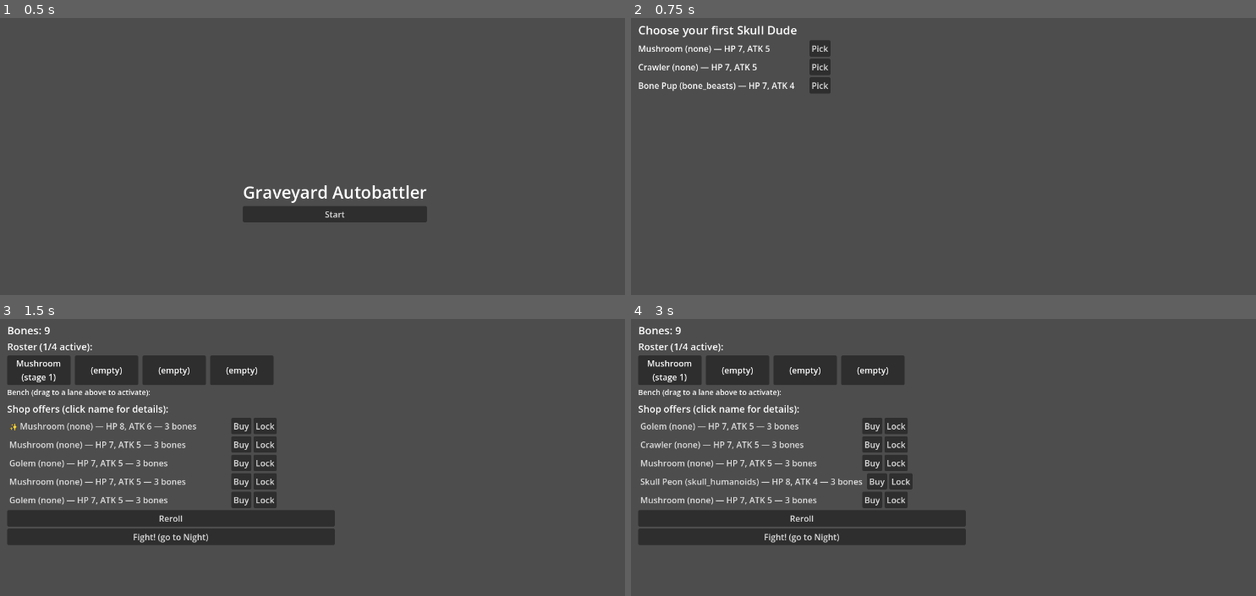
Above: before the commit, frames 1-4 (two rows, left to right).
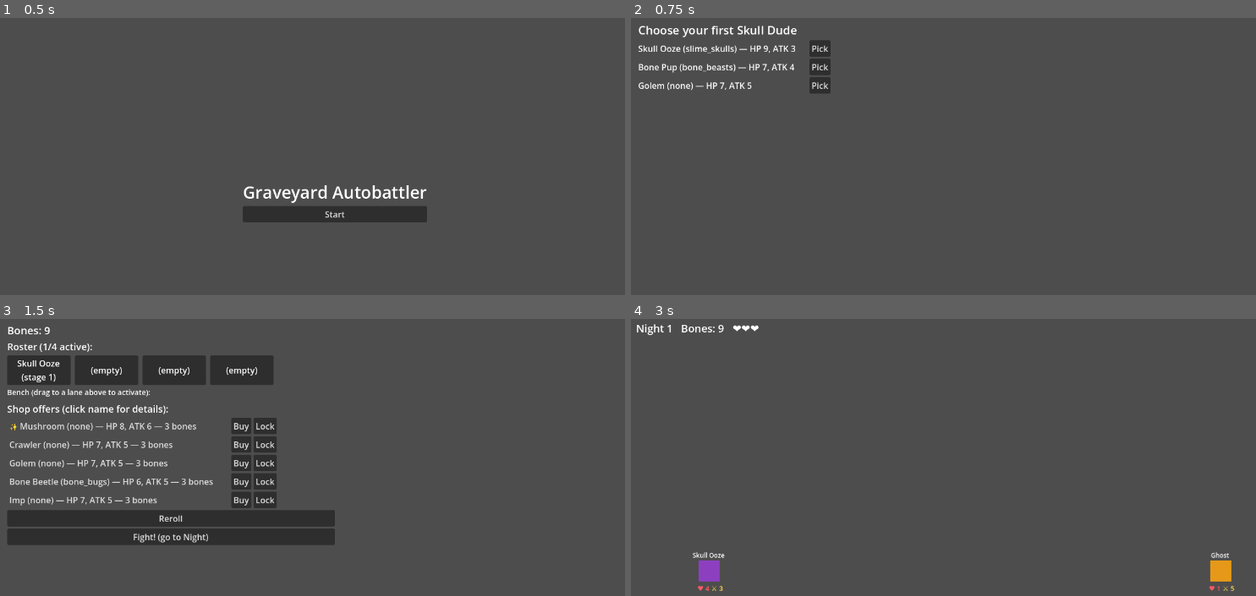
Above: after the commit, the same moments.

Repository: CowInACan44/death-auto-batller
Game: Godot game, scene res://scenes/main_menu/main_menu.tscn
Two runs of this game, one before a commit and one after it. Both use one fixed random seed, a clock stepped at 60 frames per second and the inputs below.
Inputs (mouse positions are in pixels of both pictures, inside the frame that each line leads up to):
- Up to frame 1 (0.5 s): no input
- Up to frame 2 (0.75 s): click "Start" at 0.5 s
- Up to frame 3 (1.5 s): click "Pick" at 1.25 s
- Up to frame 4 (3 s): click "Fight! (go to Night)" at 2 s; click (699, 371) at 2.75 s, where only the run before the commit has a clickable "Continue"

Frame 1 is identical in both runs. In frame 2, 1.0% of the frame differs, in the area x 1-27%, y 9-27%; in frame 3, 1.2%; in frame 4, 15%, in the area x 0-97%, y 1-99%.
Error before the commit: Invalid access to property or key 'stage' on a base object of type 'Nil'. (res://autoload/creature_pool.gd:44)

Commit message:
Fix circular resource load crash in SUMMON abilities
Confirmed by your error log: Skull Sludge (stage_2.tres) points forward
to Skull Abomination (stage_3.tres) via next_stage, while Abomination's
new SUMMON ability pointed backward to Sludge via summon_creature — a
2-file resource cycle. Godot's .tres loader can't resolve that at parse
time; it failed both files with "[ext_resource] referenced non-existent
resource", which left them as null entries in CreaturePool.all_creatures
and crashed _ready() the moment the shop-weighting filter touched
`.stage` on one of those nulls.

Fix: Ability.summon_creature (a direct CreatureData reference) is now
summon_evolution_line + summon_stage, resolved through
CreaturePool.get_by_line_and_stage() at the moment SUMMON actually fires
instead of at resource-parse time. No ability .tres file references a
CreatureData resource anymore, so the cycle can't recur for this line or
any future SUMMON user.

Co-Authored-By: Claude Sonnet 5 <noreply@anthropic.com>
Claude-Session: https://claude.ai/code/session_01EXjVQiBPskjdWBpGCM6YVL

Diff:
--- a/resources/abilities/slime_skulls_on_death_summon_stage2.tres
+++ b/resources/abilities/slime_skulls_on_death_summon_stage2.tres
@@ -1,7 +1,6 @@
-[gd_resource type="Resource" script_class="Ability" load_steps=3 format=3]
+[gd_resource type="Resource" script_class="Ability" load_steps=2 format=3]
 
 [ext_resource type="Script" path="res://scripts/resources/ability.gd" id="1_script"]
-[ext_resource type="Resource" path="res://resources/creatures/slime_skulls/stage_1.tres" id="2_summon"]
 
 [resource]
 script = ExtResource("1_script")
@@ -9,4 +8,5 @@
 target = "SELF"
 effect_type = "SUMMON"
 magnitude = 2
-summon_creature = ExtResource("2_summon")
+summon_evolution_line = "slime_skulls"
+summon_stage = 1
--- a/resources/abilities/slime_skulls_on_death_summon_stage3.tres
+++ b/resources/abilities/slime_skulls_on_death_summon_stage3.tres
@@ -1,7 +1,6 @@
-[gd_resource type="Resource" script_class="Ability" load_steps=3 format=3]
+[gd_resource type="Resource" script_class="Ability" load_steps=2 format=3]
 
 [ext_resource type="Script" path="res://scripts/resources/ability.gd" id="1_script"]
-[ext_resource type="Resource" path="res://resources/creatures/slime_skulls/stage_2.tres" id="2_summon"]
 
 [resource]
 script = ExtResource("1_script")
@@ -9,4 +8,5 @@
 target = "SELF"
 effect_type = "SUMMON"
 magnitude = 2
-summon_creature = ExtResource("2_summon")
+summon_evolution_line = "slime_skulls"
+summon_stage = 2
--- a/scripts/battle/combat_resolver.gd
+++ b/scripts/battle/combat_resolver.gd
@@ -406,16 +406,19 @@
 				_refresh_display(target)
 
 		"SUMMON":
-			if ability.summon_creature == null or magnitude <= 0:
+			if ability.summon_evolution_line == "" or magnitude <= 0:
+				return
+			var summon_data := CreaturePool.get_by_line_and_stage(ability.summon_evolution_line, ability.summon_stage)
+			if summon_data == null:
 				return
 			var empty_slots := _find_empty_slots(source.team, source.slot, magnitude)
 			if empty_slots.is_empty():
 				_log("%s's ability tries to summon %s, but there's no room." % [
-					_name(source), ability.summon_creature.creature_name,
+					_name(source), summon_data.creature_name,
 				])
 				return
 			for slot in empty_slots:
-				_spawn_unit(ability.summon_creature, slot, source.team)
+				_spawn_unit(summon_data, slot, source.team)
 
 
 func _slots_for_team(team: GraveSlot.Team) -> Array[GraveSlot]:
--- a/scripts/resources/ability.gd
+++ b/scripts/resources/ability.gd
@@ -20,5 +20,12 @@
 ## creatures are still on the team, instead of staying flat.
 @export var scales_with_owned_line_count: bool = false
 
-## Only used when effect_type == SUMMON, null otherwise.
-@export var summon_creature: CreatureData
+## Only used when effect_type == SUMMON. Deliberately NOT a direct
+## CreatureData reference — a summon target is typically an earlier stage
+## of the same line, which already points forward to this stage via
+## next_stage, and Godot's .tres loader can't resolve that 2-file resource
+## cycle at parse time (confirmed: it fails both files with "referenced
+## non-existent resource"). Resolved through CreaturePool at the moment
+## the ability fires instead.
+@export_enum("bone_beasts", "slime_skulls", "skull_wings", "bone_bugs", "skull_humanoids", "none") var summon_evolution_line: String = ""
+@export_range(1, 3, 1) var summon_stage: int = 1
